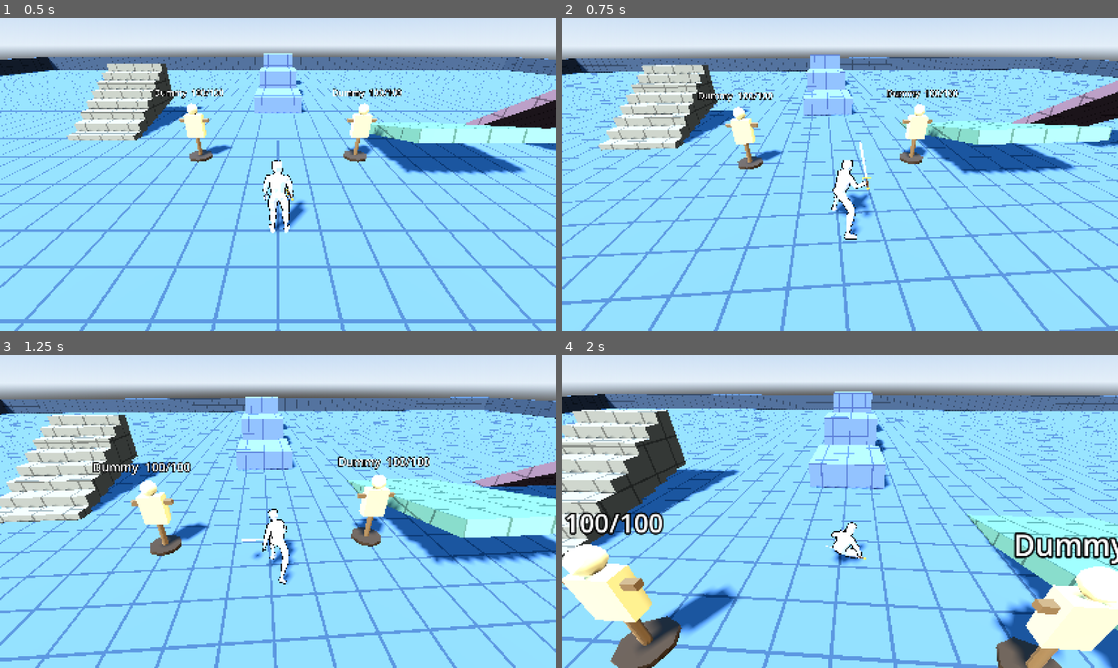
Above: before the commit, frames 1-4 (two rows, left to right).
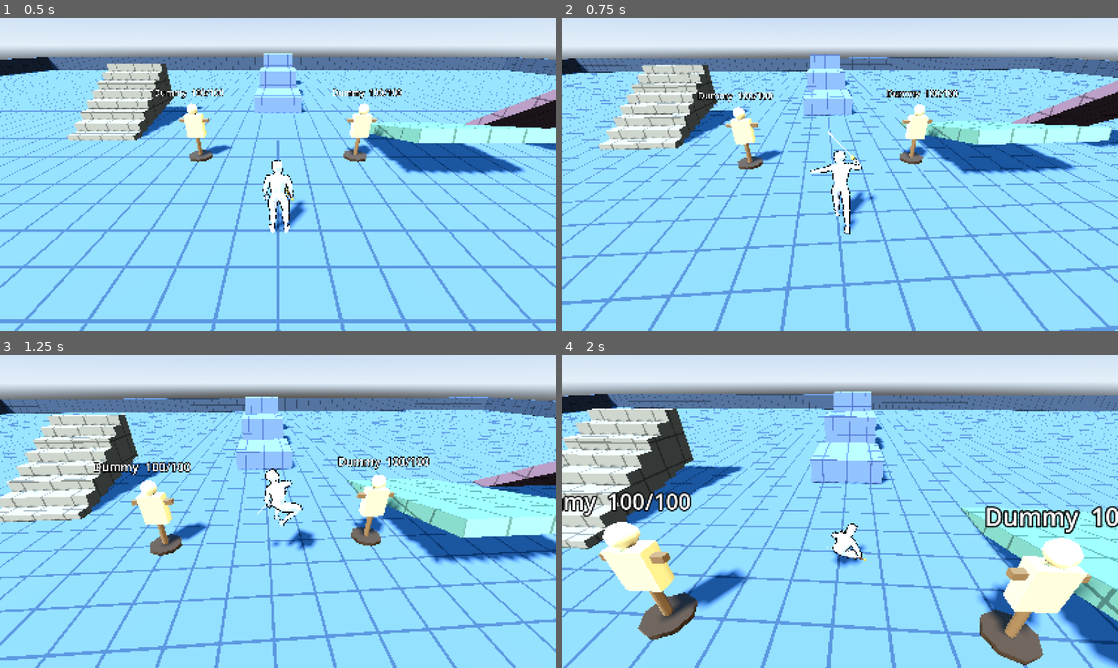
Above: after the commit, the same moments.

Repository: trentteinert/3D-PixelArt-TEST
Game: Godot game, scene res://scenes/test_area.tscn
Same seed, same stepped clock (60 frames per second), same inputs: the game is played once before the commit and once after it.
Inputs (mouse positions are in pixels of both pictures, inside the frame that each line leads up to):
- Up to frame 1 (0.5 s): no input
- Up to frame 2 (0.75 s): move the mouse to (867, 174) at 0.52 s; hold W (move_forward) from 0.53 s (still down); tap F (attack) at 0.6 s; click (867, 174) at 0.67 s
- Up to frame 3 (1.25 s): keep holding W (move_forward); tap Space (jump) at 0.77 s; tap C (roll) at 0.8 s
- Up to frame 4 (2 s): keep holding W (move_forward); move the mouse to (812, 511) at 1.27 s; tap C (roll) at 1.35 s; click (812, 511) at 1.42 s; tap Space (jump) at 1.52 s; tap Shift (sprint) at 1.55 s

Frame 1 is identical in both runs. In frame 2, 1.1% of the frame differs, in the area x 44-57%, y 36-71%; in frame 3, 5.1%; in frame 4, 34%, in the area x 0-100%, y 11-100%.

Commit message:
Upper-body-only attack overlay while moving so the legs keep running
Co-Authored-By: Claude Sonnet 5.5 <noreply@anthropic.com>
Claude-Session: https://claude.ai/code/session_01Xiux81rrMFYVmhBeLoAXKG

Diff:
--- /dev/null
+++ b/scripts/attack_overlay.gd
@@ -0,0 +1,53 @@
+class_name AttackOverlay
+extends SkeletonModifier3D
+## Plays an animation on the upper body only (everything below the first spine bone, i.e. spine,
+## arms, head, hands) on top of whatever the main animation is doing, so the legs keep running.
+## CharacterModel drives `time` and `weight` every frame.
+
+var weight := 0.0  ## 0 = ignore the overlay, 1 = fully replace the upper body
+var time := 0.0  ## seconds into the overlay animation
+
+var _animation: Animation
+var _pairs: Array[Vector2i] = []  # x = track index, y = bone index
+
+
+func setup(animation: Animation, spine_suffix := "Spine") -> void:
+	_animation = animation
+	_pairs.clear()
+	var skeleton := get_skeleton()
+	if skeleton == null or animation == null:
+		return
+	var root := -1
+	for i in skeleton.get_bone_count():
+		if skeleton.get_bone_name(i).ends_with(spine_suffix):
+			root = i
+			break
+	if root == -1:
+		push_warning("AttackOverlay: no bone ending in '%s'" % spine_suffix)
+		return
+	for t in animation.get_track_count():
+		if animation.track_get_type(t) != Animation.TYPE_ROTATION_3D:
+			continue
+		var bone := skeleton.find_bone(String(animation.track_get_path(t).get_concatenated_subnames()))
+		if bone != -1 and _is_under(skeleton, bone, root):
+			_pairs.append(Vector2i(t, bone))
+
+
+func _is_under(skeleton: Skeleton3D, bone: int, root: int) -> bool:
+	while bone != -1:
+		if bone == root:
+			return true
+		bone = skeleton.get_bone_parent(bone)
+	return false
+
+
+func _process_modification() -> void:
+	if _animation == null or weight <= 0.001:
+		return
+	var skeleton := get_skeleton()
+	if skeleton == null:
+		return
+	for pair in _pairs:
+		var target := _animation.rotation_track_interpolate(pair.x, time)
+		var current := skeleton.get_bone_pose_rotation(pair.y)
+		skeleton.set_bone_pose_rotation(pair.y, current.slerp(target, weight))
--- a/scripts/character_model.gd
+++ b/scripts/character_model.gd
@@ -72,6 +72,10 @@
 ## After this many seconds into the swing, moving or jumping cancels the recovery and goes
 ## straight back to running. Set it above the clip length to always play the whole swing.
 @export var attack_cancel_time := 0.8
+## While moving, play the swing on the upper body only so the legs keep running (no sliding).
+@export var attack_blend_when_moving := true
+@export var overlay_fade_in := 0.08
+@export var overlay_fade_out := 0.2
 
 @export_group("Roll")
 ## Skips the falling part at the start of the roll clip. Raise until the roll starts as you want.
@@ -93,6 +97,11 @@
 var _sword: Node3D
 var _sword_attachment: BoneAttachment3D
 var _swing_active := false
+var _overlay: AttackOverlay
+var _overlay_attack := false
+var _attack_time := 0.0
+var _attack_length := 1.0
+var _last_speed := 0.0
 
 
 func _ready() -> void:
@@ -107,6 +116,13 @@
 	if _anim == null or is_attacking or is_rolling or not _anim.has_animation(LIBRARY + "/attack"):
 		return false
 	is_attacking = true
+	_swing_active = false
+	if attack_blend_when_moving and _overlay != null and _last_speed > walk_threshold:
+		# Upper body only: the locomotion animation keeps playing underneath.
+		_overlay_attack = true
+		_attack_time = 0.0
+		return true
+	_overlay_attack = false
 	_state = "attack"
 	_anim.get_animation(LIBRARY + "/attack").loop_mode = Animation.LOOP_NONE
 	_anim.speed_scale = attack_speed_scale
@@ -137,24 +153,28 @@
 
 
 ## speed is horizontal speed in m/s. run_speed is unused (kept so player.gd's call stays the same).
-func animate(_delta: float, speed: float, on_floor: bool, _vertical_speed: float, _run_speed: float) -> void:
+func animate(delta: float, speed: float, on_floor: bool, _vertical_speed: float, _run_speed: float) -> void:
 	_update_sword_grip()
+	_last_speed = speed
 	if _anim == null:
 		return
 	if is_rolling:
 		return
-	if is_attacking:
+	if is_attacking and _overlay_attack:
+		_attack_time += delta * attack_speed_scale
+		_overlay.time = minf(_attack_time, _attack_length)
+		_overlay.weight = clampf(minf(_attack_time / maxf(overlay_fade_in, 0.001),
+				(_attack_length - _attack_time) / maxf(overlay_fade_out, 0.001)), 0.0, 1.0)
+		_update_swing_window(_attack_time)
+		if _attack_time >= _attack_length:
+			_end_attack()
+		# no return: the locomotion code below keeps the legs moving
+	elif is_attacking:
 		var t := _anim.current_animation_position
 		if t >= attack_cancel_time and (speed > walk_threshold or not on_floor):
 			_end_attack()  # cancel the recovery, fall through to normal movement animations
 		else:
-			var active := t >= hit_start_time and t <= hit_end_time
-			if active != _swing_active:
-				_swing_active = active
-				if _sword and active:
-					_sword.begin_swing()
-				elif _sword:
-					_sword.end_swing()
+			_update_swing_window(t)
 			return
 	if not on_floor:
 		_play("jump", "jump", false, jump_speed_scale, jump_start_time)
@@ -258,6 +278,13 @@
 		inst.free()
 
 	_anim.add_animation_library(LIBRARY, library)
+	if library.has_animation("attack"):
+		var attack_clip := library.get_animation("attack")
+		_attack_length = attack_clip.length
+		_overlay = AttackOverlay.new()
+		_overlay.name = "AttackOverlay"
+		skeleton.add_child(_overlay)
+		_overlay.setup(attack_clip)
 	_anim.animation_finished.connect(_on_animation_finished)
 	_play("idle", "idle")
 
@@ -298,11 +325,26 @@
 		end_roll()
 
 
+func _update_swing_window(t: float) -> void:
+	var active := t >= hit_start_time and t <= hit_end_time
+	if active == _swing_active:
+		return
+	_swing_active = active
+	if _sword and active:
+		_sword.begin_swing()
+	elif _sword:
+		_sword.end_swing()
+
+
 func _end_attack() -> void:
 	if not is_attacking:
 		return
 	is_attacking = false
-	_state = ""
+	if _overlay_attack:
+		_overlay.weight = 0.0  # locomotion kept playing, so don't restart it
+	else:
+		_state = ""
+	_overlay_attack = false
 	if _swing_active and _sword:
 		_sword.end_swing()
 	_swing_active = false
